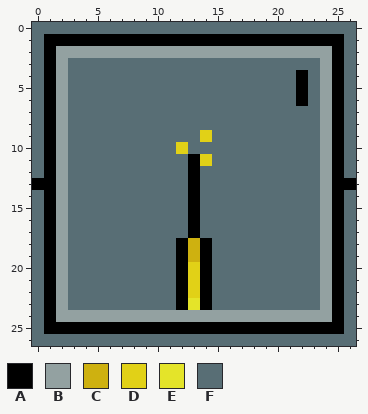
Edited in one commit: pixel-art file (Assets/Art/Sprites/Tree/MiningIcon1.aseprite). The picture above was drawn from the file before the commit.
27x27 pixels, 1 frame.
Visible layers, top first: "icon", "Power", "Base".
Palette (. is transparent): A #000000  B #93a1a1  C #ceb110  D #e1d117  E #e4e429  F #586e75
Pixels before, first column x 0:
 0 FFFFFFFFFFFFFFFFFFFFFFFFFFF
 1 FAAAAAAAAAAAAAAAAAAAAAAAAAF
 2 FABBBBBBBBBBBBBBBBBBBBBBBAF
 3 FABFFFFFFFFFFFFFFFFFFFFFBAF
 4 FABFFFFFFFFFFFFFFFFFFFAFBAF
 5 FABFFFFFFFFFFFFFFFFFFFAFBAF
 6 FABFFFFFFFFFFFFFFFFFFFAFBAF
 7 FABFFFFFFFFFFFFFFFFFFFFFBAF
 8 FABFFFFFFFFFFFFFFFFFFFFFBAF
 9 FABFFFFFFFFFFFDFFFFFFFFFBAF
10 FABFFFFFFFFFDFFFFFFFFFFFBAF
11 FABFFFFFFFFFFADFFFFFFFFFBAF
12 FABFFFFFFFFFFAFFFFFFFFFFBAF
13 AABFFFFFFFFFFAFFFFFFFFFFBAA
14 FABFFFFFFFFFFAFFFFFFFFFFBAF
15 FABFFFFFFFFFFAFFFFFFFFFFBAF
16 FABFFFFFFFFFFAFFFFFFFFFFBAF
17 FABFFFFFFFFFFAFFFFFFFFFFBAF
18 FABFFFFFFFFFACAFFFFFFFFFBAF
19 FABFFFFFFFFFACAFFFFFFFFFBAF
20 FABFFFFFFFFFADAFFFFFFFFFBAF
21 FABFFFFFFFFFADAFFFFFFFFFBAF
22 FABFFFFFFFFFADAFFFFFFFFFBAF
23 FABFFFFFFFFFAEAFFFFFFFFFBAF
24 FABBBBBBBBBBBBBBBBBBBBBBBAF
25 FAAAAAAAAAAAAAAAAAAAAAAAAAF
26 FFFFFFFFFFFFFFFFFFFFFFFFFFF
Once edited:
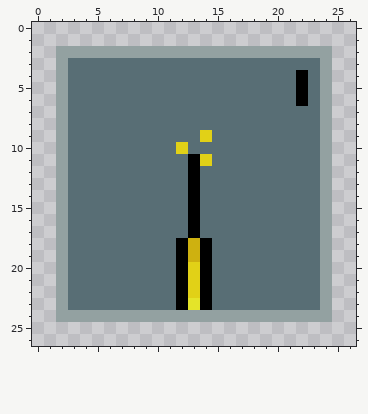
From old to new:
layer "Power" now hidden
The edit erases colour A in row 1 at x 1 to 25; in rows 2 to 12 at x 1 and 25; in row 13 at x 0 to 1 and 25 to 26; in rows 14 to 24 at x 1 and 25; in row 25 at x 1 to 25.
The edit erases colour F in row 0 at x 0 to 26; in rows 1 to 12 at x 0 and 26; in rows 14 to 25 at x 0 and 26; in row 26 at x 0 to 26.
Where, in picture pixels (left, top, right, bottom), the same in both pictures:
erased: (32, 22, 356, 346)
